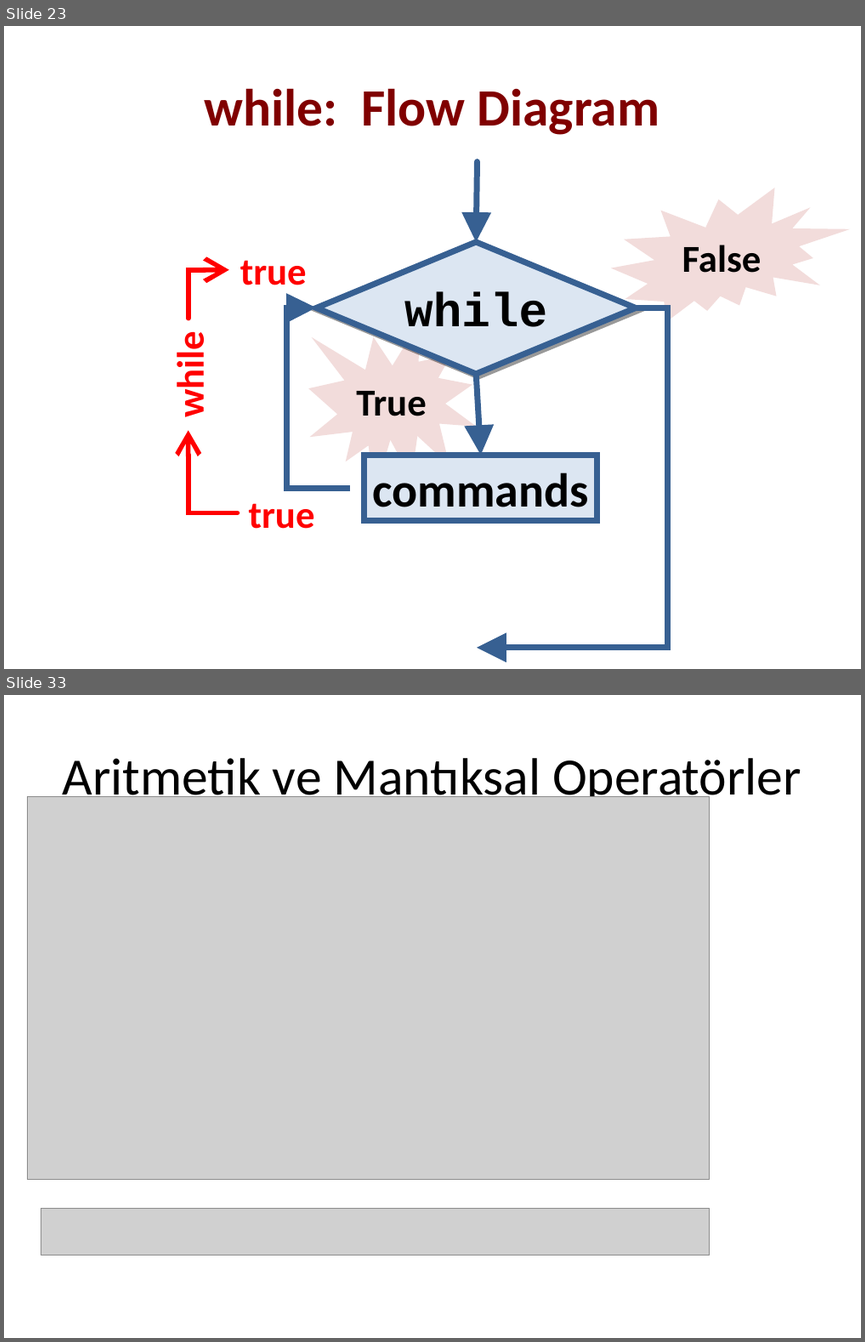
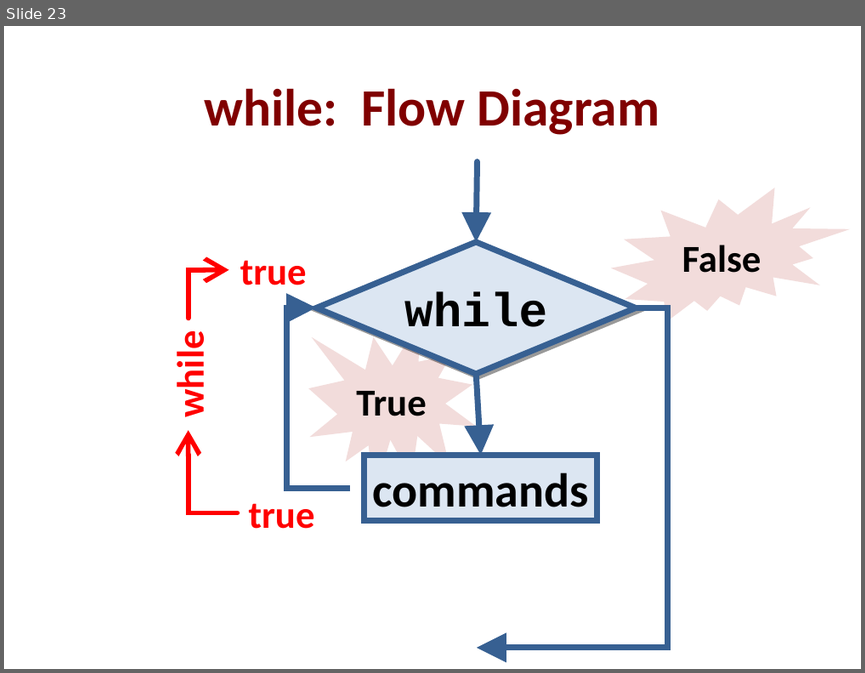
Before and after one commit to sdrttnclskn/ismek-cybersecurity1-lessons, a slide deck: cybersecurity_day 13&14/bash_script_programlama_2.ppt. Shown one above the other, each under a label of ours: slides 23 and 33 before the commit, slide 23 after it; the slides between them are not shown. The pictures are 865x1342 and 865x673 pixels, drawn with LibreOffice and Linux fonts; fonts in the diff are those of the drawing; grey boxes stand for pictures. Boxes give left, top, right and bottom in pixels: in the first picture for what was removed or moved away, otherwise in the second. Text is boxed around its words. In the diff, an @@ line names an element or a change of style, - is before the commit and + after.

```diff
--- a/cybersecurity_day 13&14/bash_script_programlama_2.ppt
+++ b/cybersecurity_day 13&14/bash_script_programlama_2.ppt
@@ slide 33 removed at box(4, 695, 861, 1338), background #FFFFFF @@
@@ text removed at box(63, 758, 801, 807) @@
-Aritmetik ve Mantıksal Operatörler
@@ picture removed at box(27, 797, 709, 1179) @@
@@ picture removed at box(41, 1208, 710, 1255) @@
```
Also in this commit, not shown: 2 other slides changed, 22 other slides removed, 7 other files.
